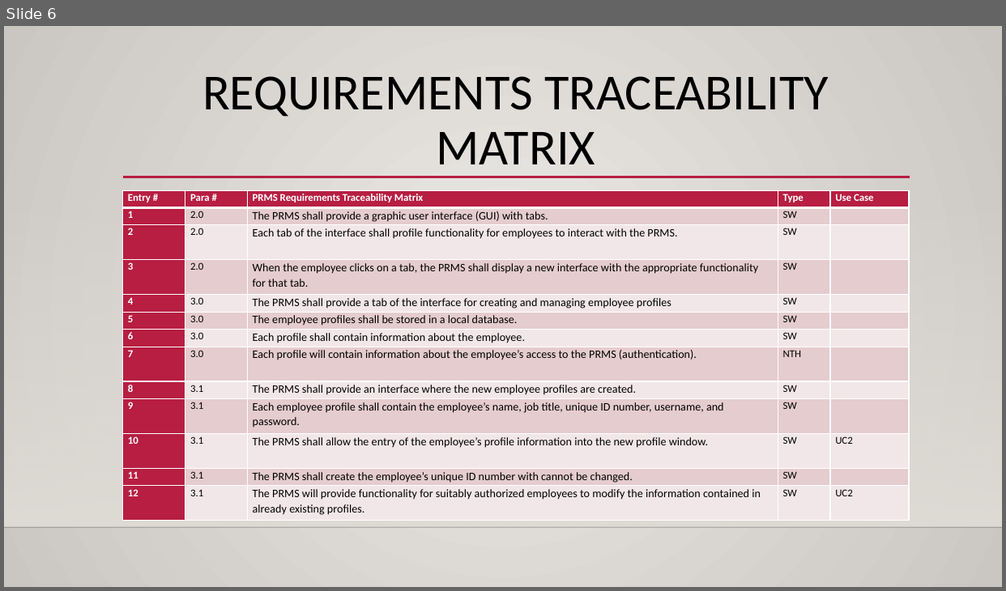
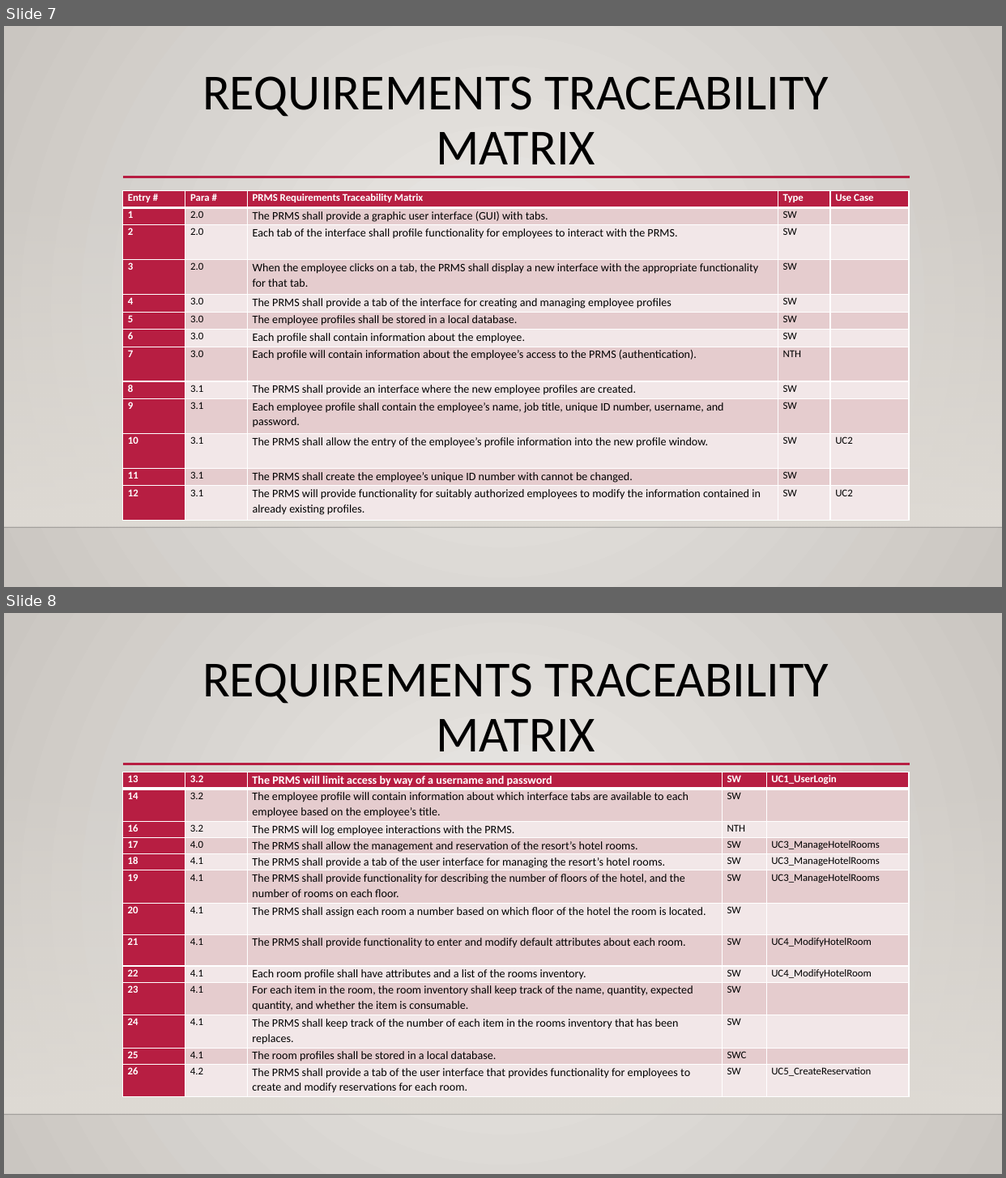
Before and after one commit to FergK/PhoenixHotel, a slide deck: TeamPhoenixPitchDeck.pptx. Shown one above the other, each under a label of ours: slide 6 before the commit, slides 7 and 8 after it. The pictures are 1006x591 and 1006x1178 pixels, drawn with LibreOffice and Linux fonts; fonts in the diff are those of the drawing; background and template pictures are left out. Boxes give left, top, right and bottom in pixels: in the first picture for what was removed or moved away, otherwise in the second. Text is boxed around its words. In the diff, an @@ line names an element or a change of style, - is before the commit and + after.

```diff
--- a/TeamPhoenixPitchDeck.pptx
+++ b/TeamPhoenixPitchDeck.pptx
@@ slide 8 added at (4, 613, 1002, 1174), background gradient #ECEAE7 to #CAC7C1; not listed: 3 template elements that a slide beside it also shows @@
@@ title added at (202, 663, 829, 764), 48.6 pt, text #000000 @@
+REQUIREMENTS TRACEABILITY MATRIX
@@ table added at (123, 773, 909, 1097), 13 rows, 5 columns @@
+13 | 3.2 | The PRMS will limit access by way of a username and password | SW | UC1_UserLogin
+14 | 3.2 | The employee profile will contain information about which interface tabs are available to each employee based on the employee’s title. | SW | 
+16 | 3.2 | The PRMS will log employee interactions with the PRMS. | NTH | 
+17 | 4.0 | The PRMS shall allow the management and reservation of the resort’s hotel rooms. | SW | UC3_ManageHotelRooms
+18 | 4.1 | The PRMS shall provide a tab of the user interface for managing the resort’s hotel rooms. | SW | UC3_ManageHotelRooms
+19 | 4.1 | The PRMS shall provide functionality for describing the number of floors of the hotel, and the number of rooms on each floor. | SW | UC3_ManageHotelRooms
+20 | 4.1 | The PRMS shall assign each room a number based on which floor of the hotel the room is located. | SW | 
+21 | 4.1 | The PRMS shall provide functionality to enter and modify default attributes about each room. | SW | UC4_ModifyHotelRoom
+22 | 4.1 | Each room profile shall have attributes and a list of the rooms inventory. | SW | UC4_ModifyHotelRoom
+23 | 4.1 | For each item in the room, the room inventory shall keep track of the name, quantity, expected quantity, and whether the item is consumable. | SW | 
+24 | 4.1 | The PRMS shall keep track of the number of each item in the rooms inventory that has been replaces. | SW | 
+25 | 4.1 | The room profiles shall be stored in a local database. | SWC | 
+26 | 4.2 | The PRMS shall provide a tab of the user interface that provides functionality for employees to create and modify reservations for each room. | SW | UC5_CreateReservation
@@ what was slide 6 is now slide 7 @@
```
Also in this commit, not shown: 8 slides changed, 3 other slides added.
